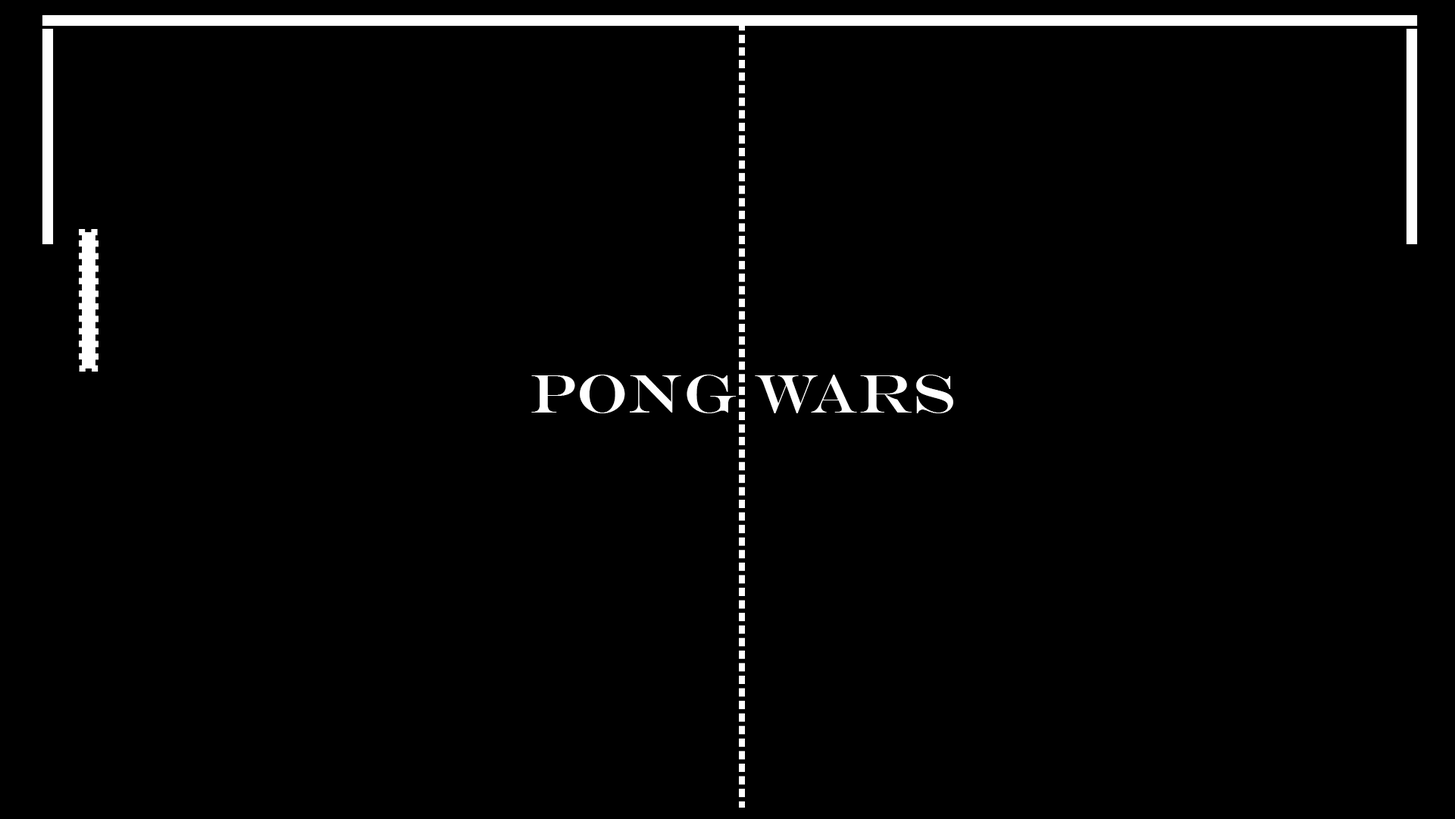
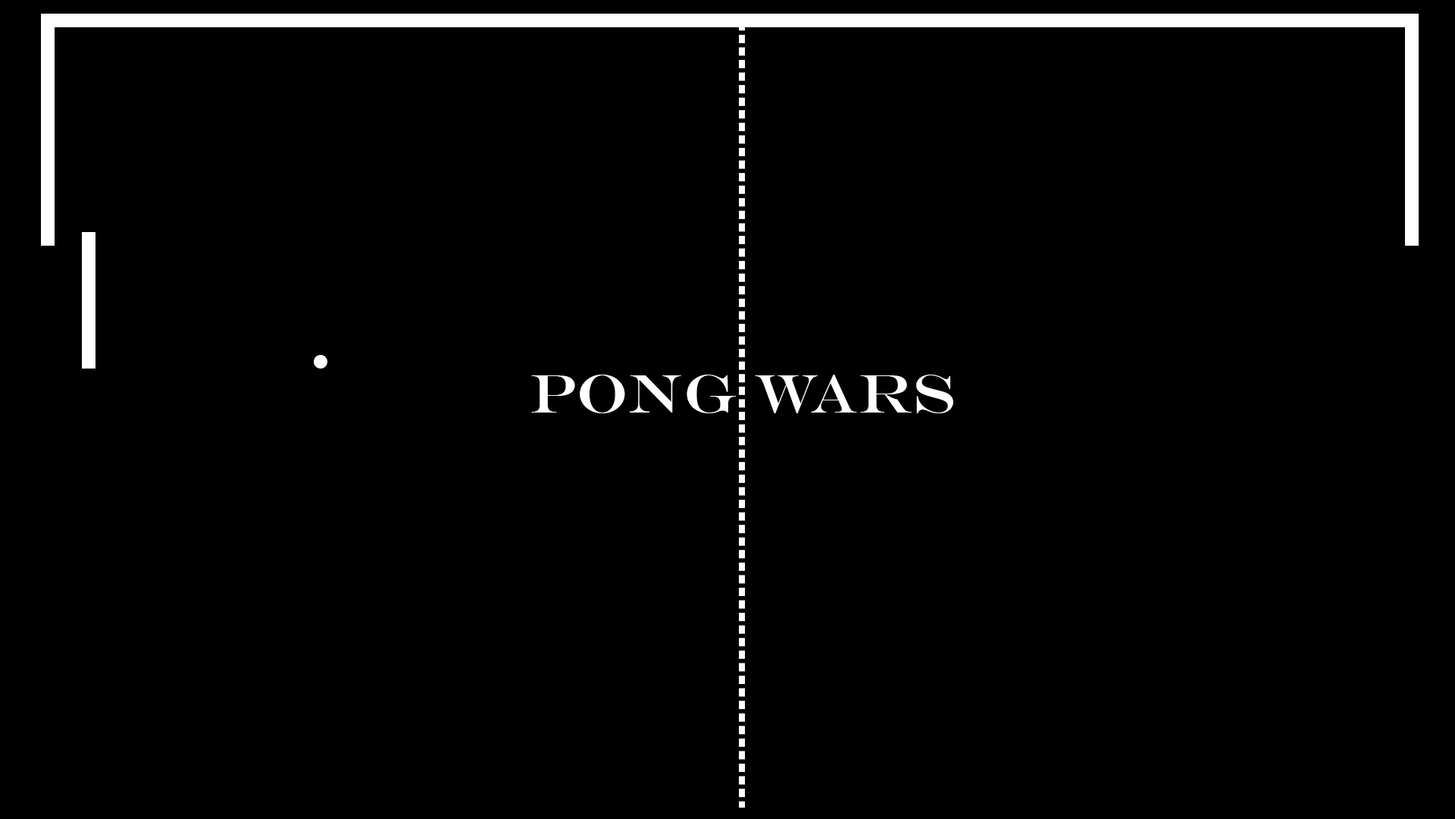
Layered file, before and after one edit (1455px x 819px). Changes by layer:
added layer "Ball" above "Player" over [313, 354, 328, 369]
renamed "Rectangle 3" to "Player", painted on it over [78, 228, 99, 372]
painted on "Left Side" over [40, 27, 55, 246]
painted on "Top Border" over [40, 13, 1419, 28]
painted on "Right Side" over [1405, 27, 1419, 246]
